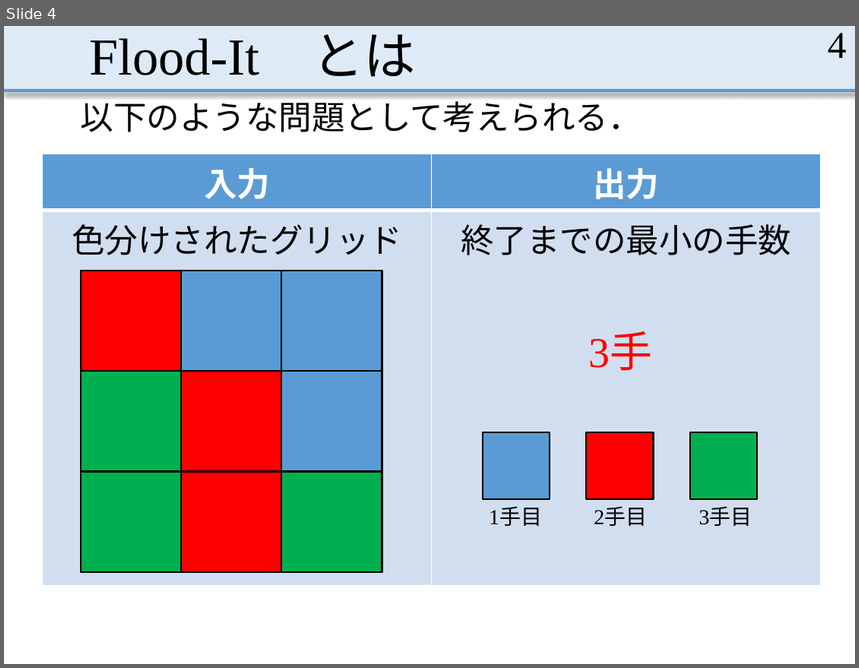
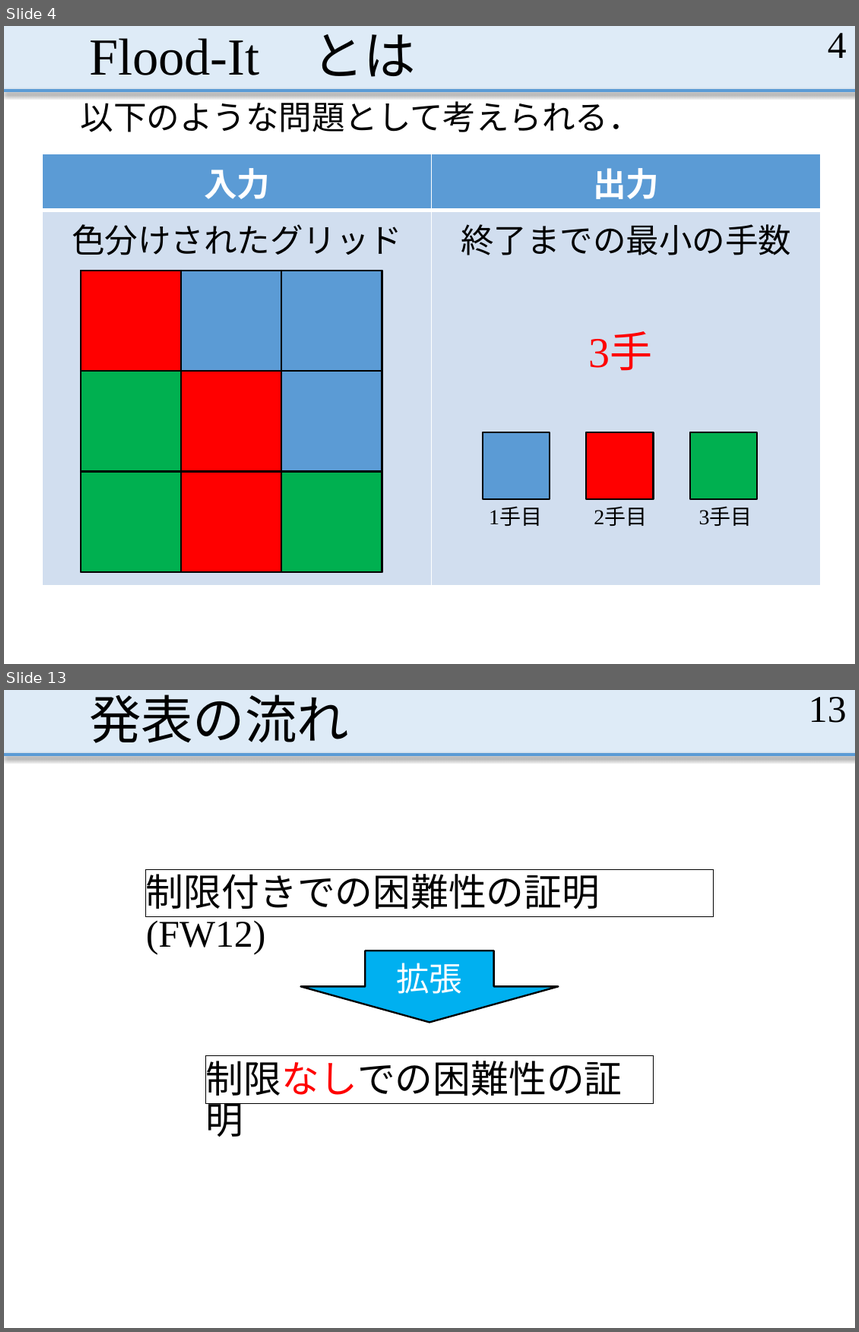
Before and after one commit to MasayaOda/SR, a slide deck: 191120oda.pptx. Shown one above the other, each under a label of ours: slide 4 before the commit, slides 4 and 13 after it; the slides between them are not shown. The pictures are 859x668 and 859x1332 pixels, drawn with LibreOffice and Linux fonts; fonts in the diff are those of the drawing. Boxes give left, top, right and bottom in pixels: in the first picture for what was removed or moved away, otherwise in the second. Text is boxed around its words. In the diff, an @@ line names an element or a change of style, - is before the commit and + after.

```diff
--- a/191120oda.pptx
+++ b/191120oda.pptx
@@ slide 13 added at (x1=4, y1=690, x2=855, y2=1328), background #FFFFFF; not listed: 2 template elements that a slide beside it also shows @@
@@ title added at (x1=89, y1=695, x2=349, y2=743), 44 pt, text #000000 @@
+発表の流れ
@@ page number added at (x1=809, y1=697, x2=847, y2=723), 32 pt, text #000000 @@
+13
@@ rectangle added at (x1=146, y1=869, x2=713, y2=917), outline #000000 0.75 pt, 32 pt, text #000000 @@
+制限付きでの困難性の証明(FW12)
@@ down arrow added at (x1=301, y1=951, x2=559, y2=1023), fill #00B0F0, outline #000000 1.5 pt, 28 pt, text #FFFFFF @@
+拡張
@@ rectangle added at (x1=205, y1=1056, x2=652, y2=1103), outline #000000 0.75 pt, 32 pt, text #000000 @@
+制限なしでの困難性の証明
```
Also in this commit, not shown: 12 slides changed, 46 other slides added, 2 slides removed, 1 other file.
